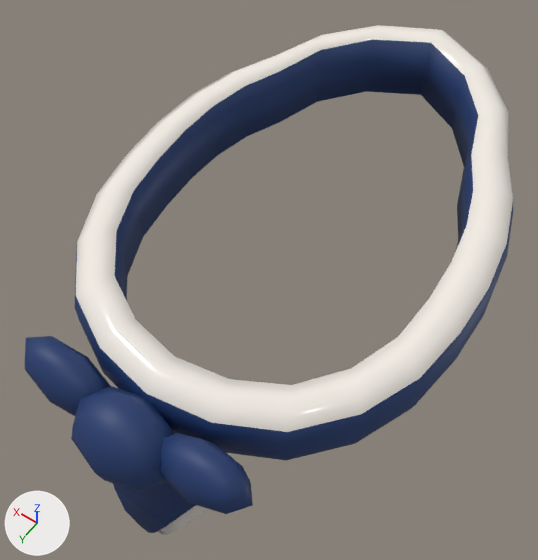
Renders of the FBX model blender/exports/foulard_marin.fbx from each side of a commit.
Rendered twice from a 50 mm camera at (-0.494, 0.803, 0.97) aimed at (0.038, 0.058, -0.201). Arrows for +X, +Y and +Z are at lower left; the lights stay in place. The picture after the commit comes second. Where no turn or scale is listed for an object, it has been applied to the vertices.

Script lines for the objects in view, before the commit:
```python
me_anim_pointe_001 = bpy.data.meshes.new('Anim_Pointe.001')
me_anim_pointe_001.from_pydata(...)  # 56 vertices, 104 faces; spans x -0.184..0.184, y -0.015..0.083, z -0.32..0.0
# faces by material slot: [52, 52]
me_anim_pointe_001.materials.append(mat_m5_pirmarine)  # dark blue #1f3a6e
me_anim_pointe_001.materials.append(mat_m5_blancverni)  # white #f4eee6
me_foulard_001 = bpy.data.meshes.new('Foulard.001')
me_foulard_001.from_pydata(...)  # 302 vertices, 592 faces; spans x -0.363..0.363, y -0.21..0.082, z -0.572..0.533
# faces by material slot: [400, 192]
me_foulard_001.materials.append(mat_m5_pirmarine)  # dark blue #1f3a6e
me_foulard_001.materials.append(mat_m5_blancverni)  # white #f4eee6
ob_anim_pointe = bpy.data.objects.new('Anim_Pointe', me_anim_pointe_001)
ob_anim_pointe.location = (0.0, 0.447, -0.15)
ob_foulard = bpy.data.objects.new('Foulard', me_foulard_001)
ob_foulard.parent = ob_foulard_marin
ob_foulard.location = (0.0, 0.0, 0.0)
```
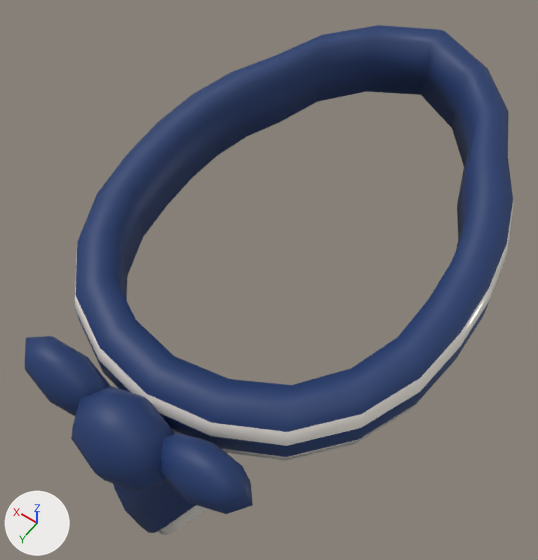
What changed in the scene script:
```text
Change me_foulard_001:
    where me_foulard_001.from_pydata(...)  # 302 vertices, 592 faces; spans x -0.363..0.363, y -0.21..0.082, z -0.572..0.533
    used by ob_foulard; parent = ob_foulard_marin; location = (0.0, 0.0, 0.0)
    me_foulard_001 part 1: 96 of the faces centred in x -0.361..0.361, y -0.149..0.049, z -0.441..0.511 switch from mat_m5_pirmarine (dark blue #1f3a6e) to mat_m5_blancverni (white #f4eee6)
    me_foulard_001 part 2: all 192 faces that had it switch from mat_m5_blancverni (white #f4eee6) to mat_m5_pirmarine (dark blue #1f3a6e)
```

Boxes (x1, y1, x2, y2) around the edits, measured in the pictures (538 x 560 px):
part 1 of me_foulard_001, recoloured: (75, 114, 513, 460) in both
part 2 of me_foulard_001, recoloured (white to dark blue): (76, 25, 513, 432) in both
